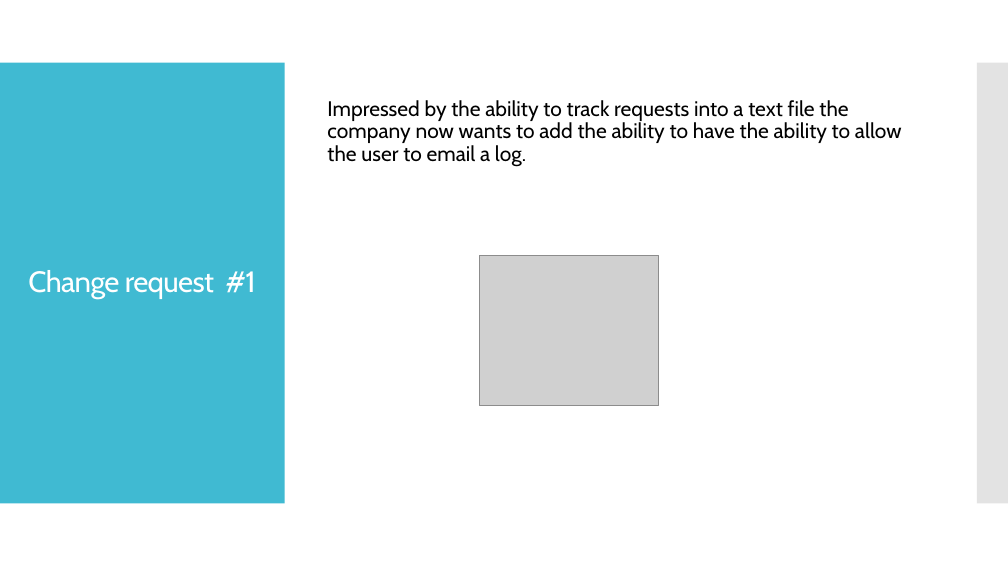
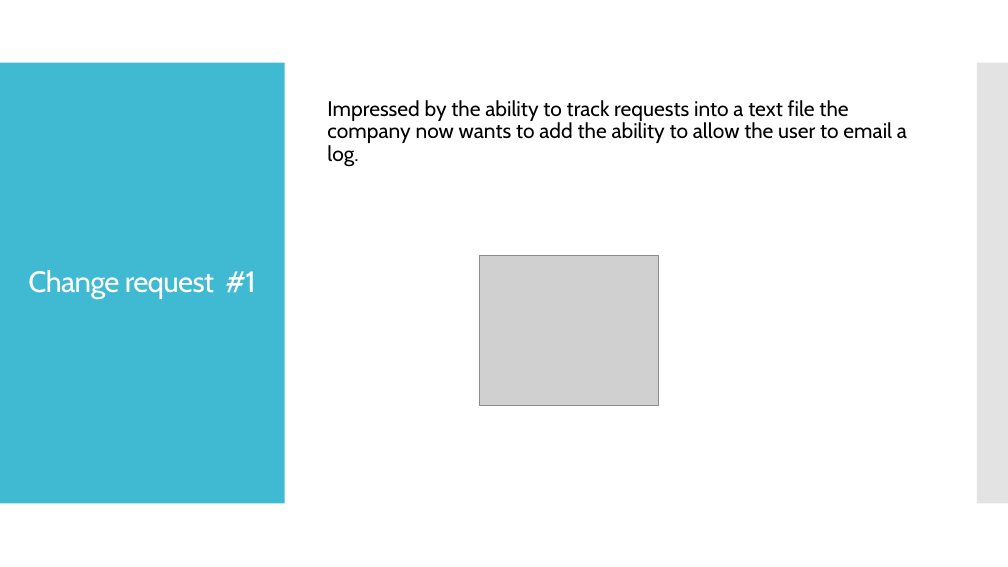
Before and after one commit to OOD-Team2/ChainOfResponsibility-Presentation, a slide deck: slide 7 of ChainOfResponsibility.pptx (slide 3 before the commit). Drawn at 1008x567 pixels with LibreOffice and Linux fonts; fonts in the diff are those of the drawing; grey boxes stand for pictures. Boxes give left, top, right and bottom in pixels: in the first picture for what was removed or moved away, otherwise in the second. Text is boxed around its words. In the diff, an @@ line names an element or a change of style, - is before the commit and + after.

```diff
--- a/ChainOfResponsibility.pptx
+++ b/ChainOfResponsibility.pptx
@@ text at (x1=327, y1=100, x2=907, y2=167): text changed @@
-Impressed by the ability to track requests into a text file the company now wants to add the ability to have the ability to allow the user to email a log.
+Impressed by the ability to track requests into a text file the company now wants to add the ability to allow the user to email a log.
```
Also in this commit, not shown: 2 other slides changed.
